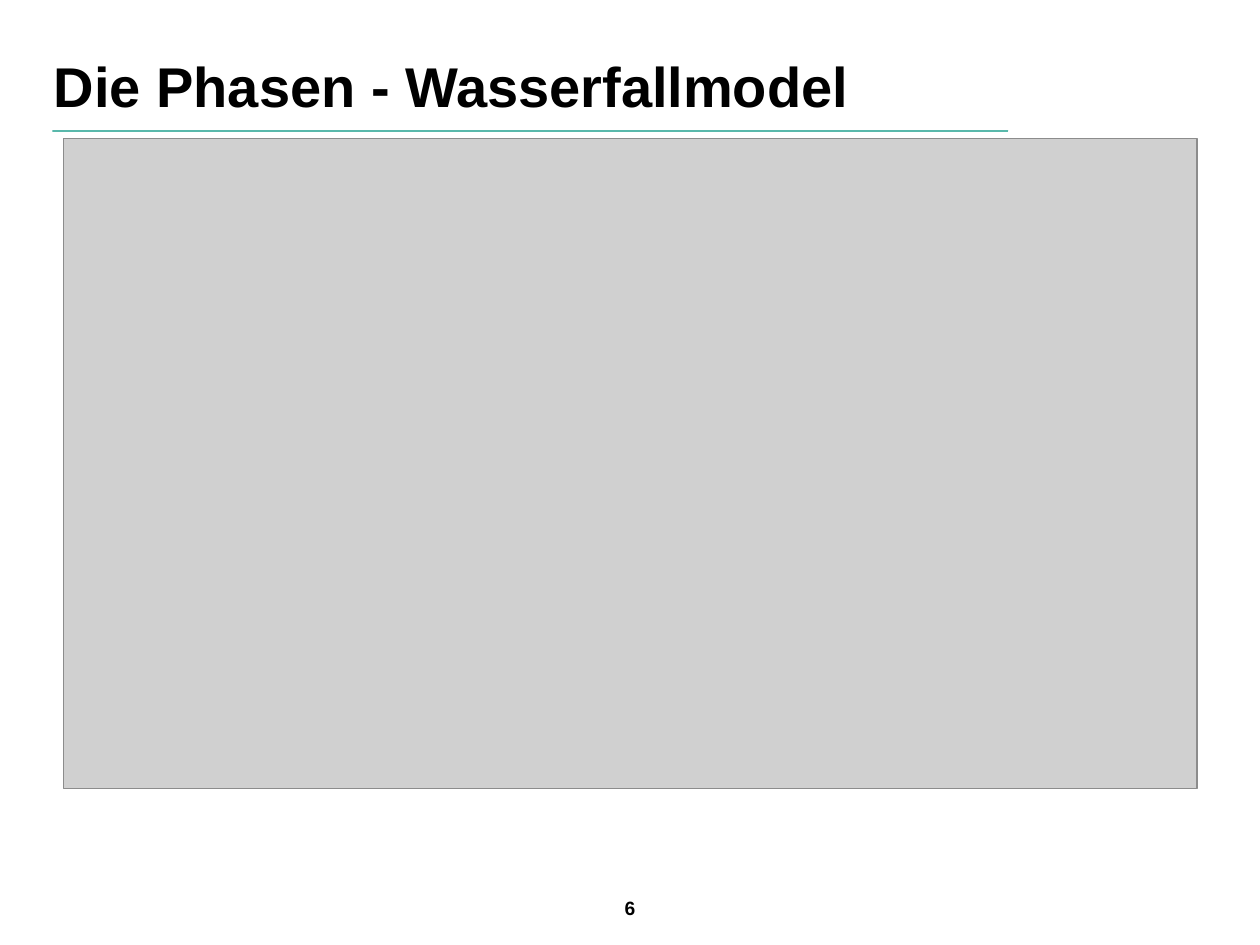
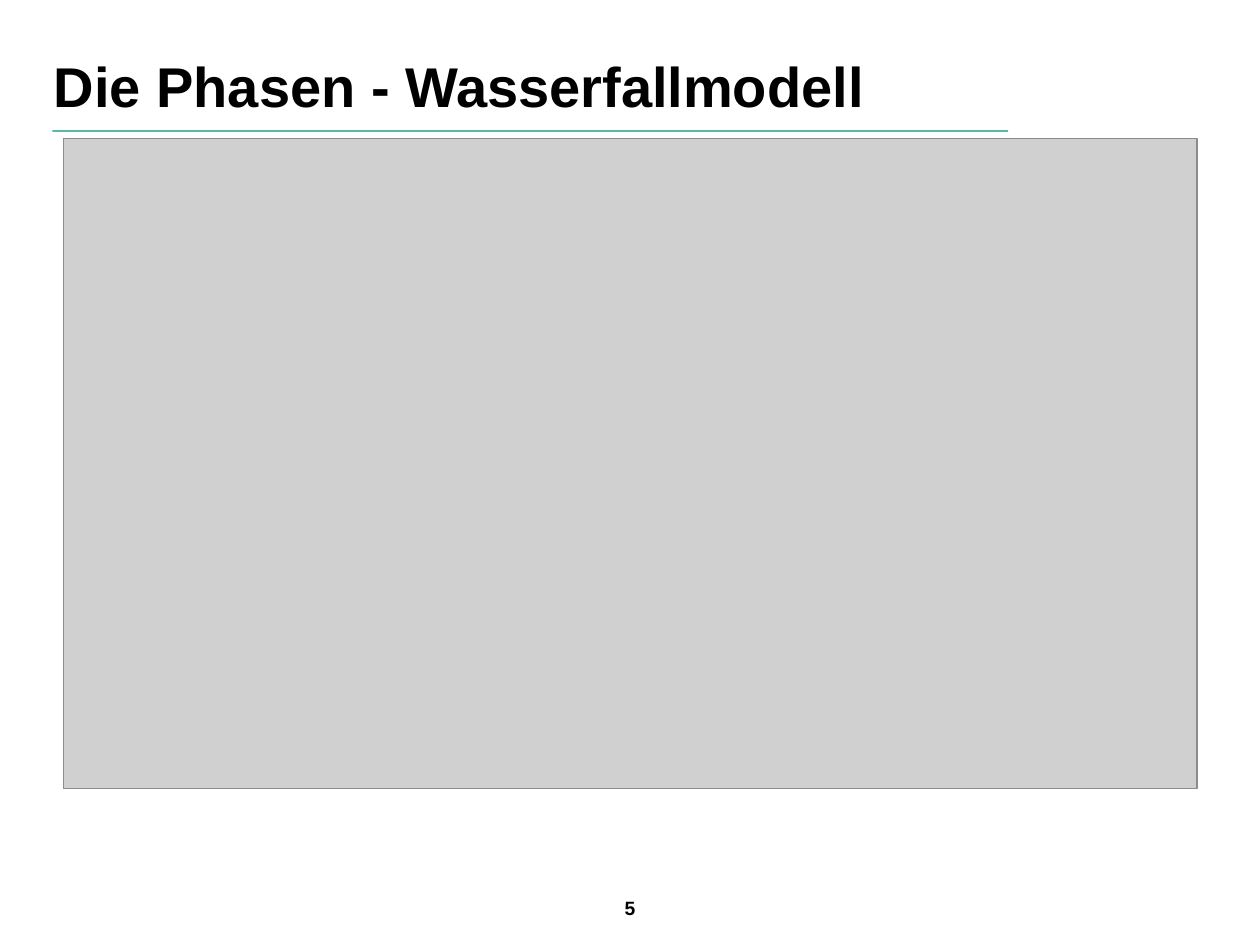
Before and after one commit to SuppenGeist/pse-ws1516-videoencoder-ta, a slide deck: slide 5 of Präsentation/Präsentation.odp (slide 6 before the commit). Drawn at 1260x945 pixels with LibreOffice and Linux fonts; fonts in the diff are those of the drawing; grey boxes stand for pictures; background and template pictures are left out. Boxes give left, top, right and bottom in pixels: in the first picture for what was removed or moved away, otherwise in the second. Text is boxed around its words. In the diff, an @@ line names an element or a change of style, - is before the commit and + after.

```diff
--- a/Präsentation/Präsentation.odp
+++ b/Präsentation/Präsentation.odp
@@ title at <box>54,66,863,108</box>: text changed @@
-Die Phasen - Wasserfallmodel
+Die Phasen - Wasserfallmodell
@@ page number at <box>625,901,636,915</box>: text changed @@
-6
+5
```
Also in this commit, not shown: 7 other slides changed, 2 slides added, 1 slide removed.
